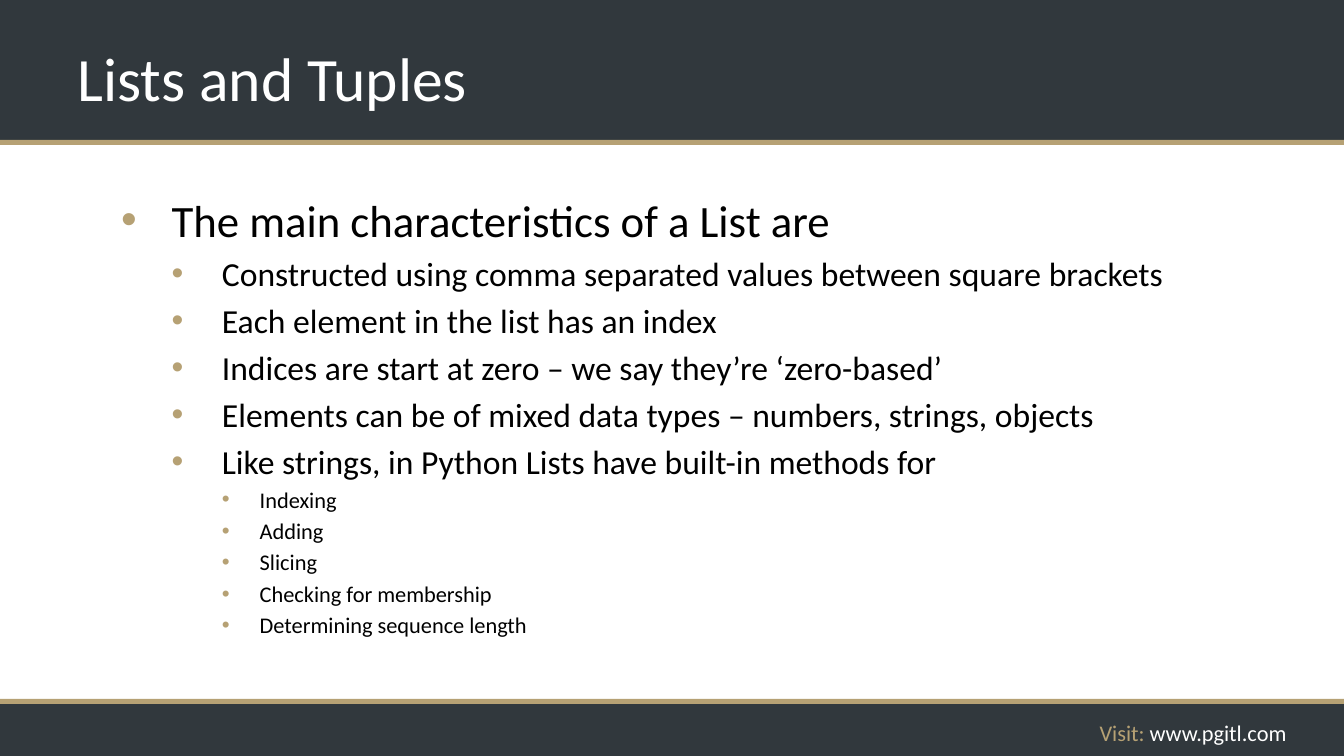
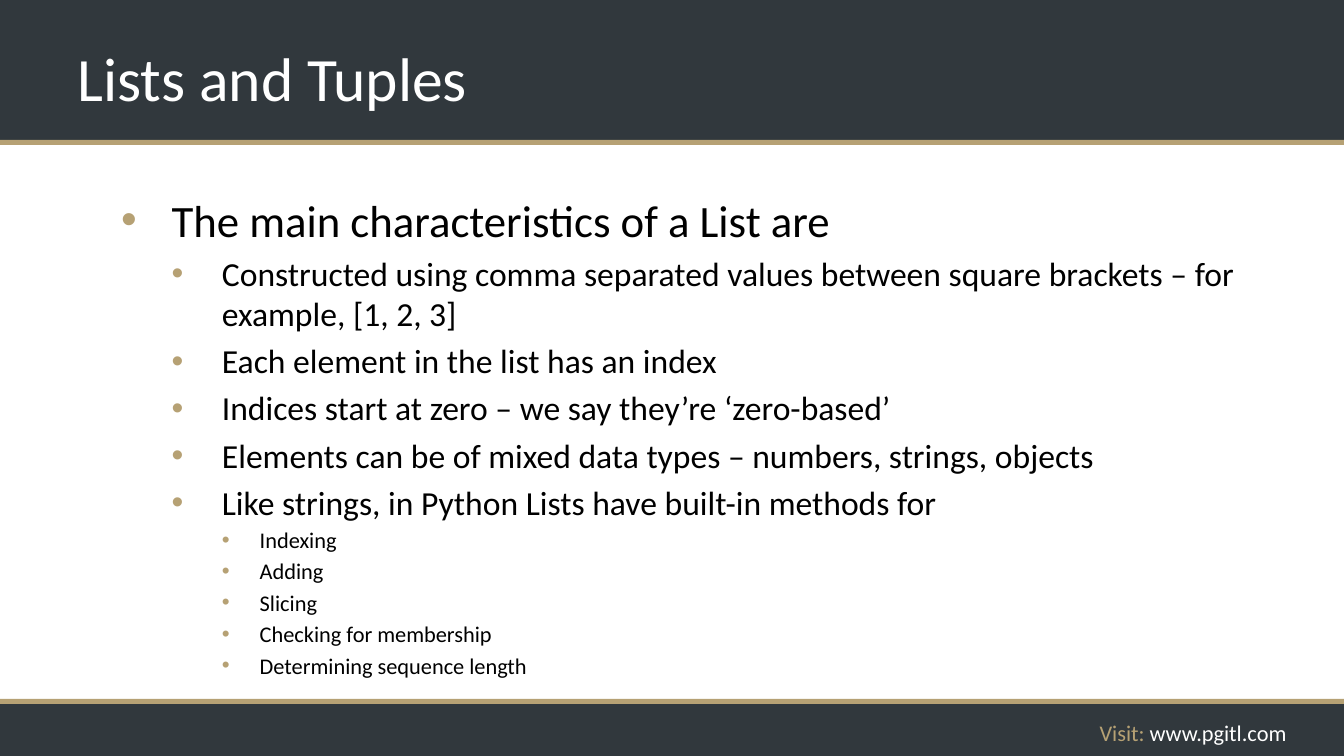
Before and after one commit to rikkouri/project-a, a slide deck: slide 78 of Programming Foundations.pptx. Drawn at 1344x756 pixels with LibreOffice and Linux fonts; fonts in the diff are those of the drawing; background and template pictures are left out. Boxes give left, top, right and bottom in pixels: in the first picture for what was removed or moved away, otherwise in the second. Text is boxed around its words. In the diff, an @@ line names an element or a change of style, - is before the commit and + after.

```diff
--- a/Programming Foundations.pptx
+++ b/Programming Foundations.pptx
@@ text at [222, 262, 1234, 332]: text changed @@
-  • Constructed using comma separated values between square brackets
+  • Constructed using comma separated values between square brackets – for example, [1, 2, 3]
@@ text at [222, 396, 890, 426]: text changed @@
-  • Indices are start at zero – we say they’re ‘zero-based’
+  • Indices start at zero – we say they’re ‘zero-based’
```
Also in this commit, not shown: 6 other slides changed, 2 slides added, 1 slide removed.
